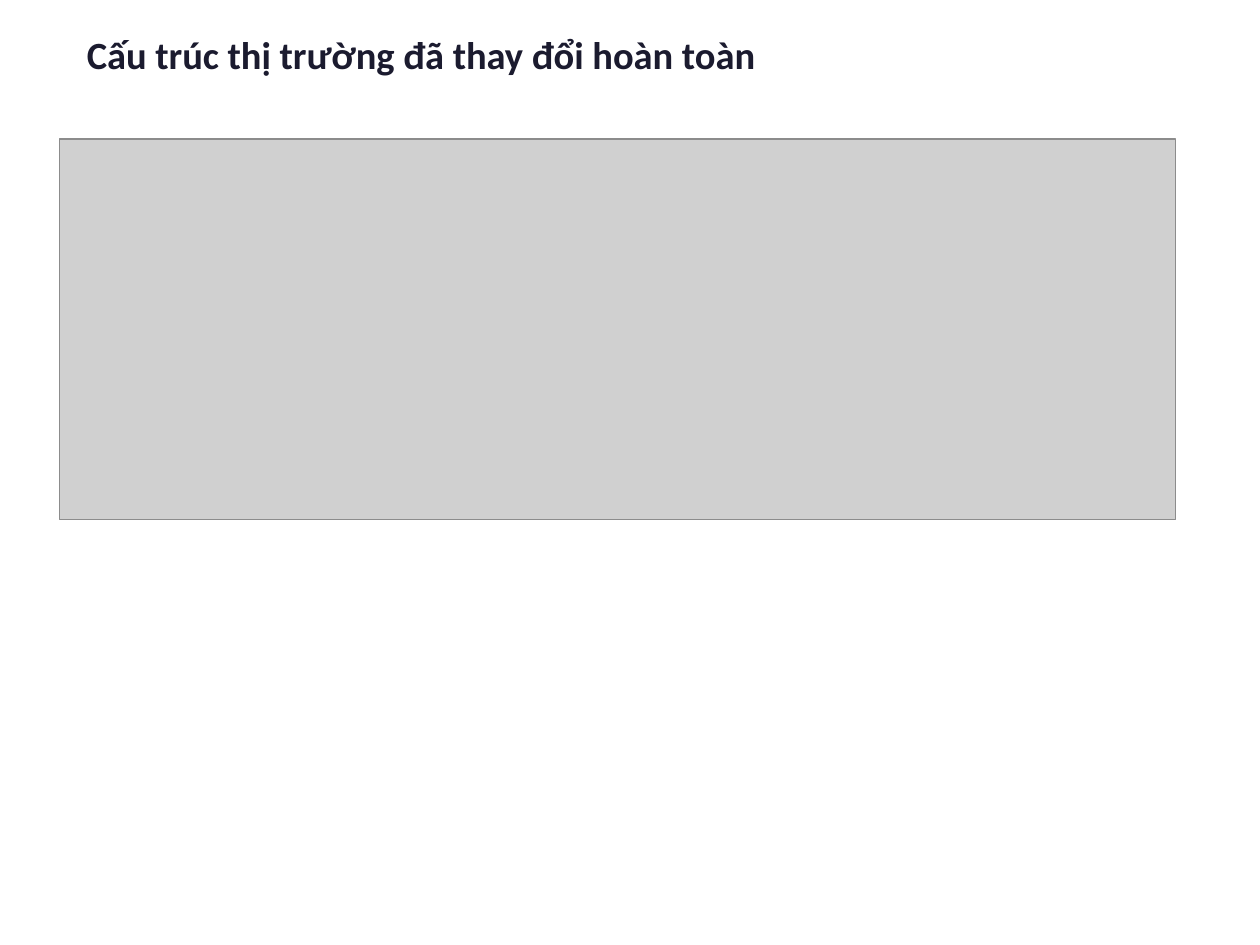
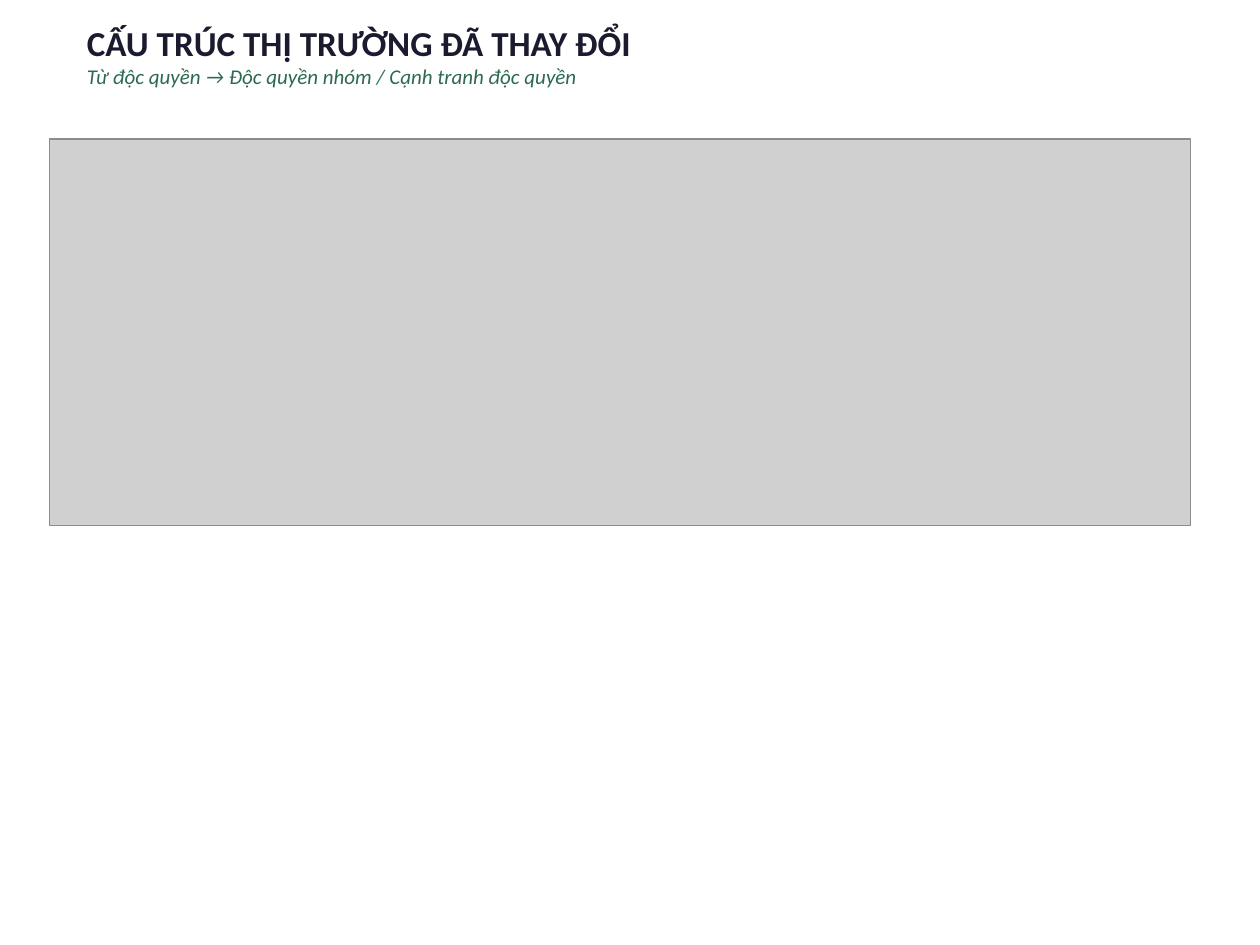
Before and after one commit to nhandanhhuynh/MBA-Knowledge-Vault, a slide deck: slide 14 of 01_Courses/01_Active/00_BSKT/00_Kinh Te Vi Mo/07_AI-Workspace/Outputs/Xe-dien-Alpha-Trinh-bay.pptx. Drawn at 1260x945 pixels with LibreOffice and Linux fonts; fonts in the diff are those of the drawing; grey boxes stand for pictures. Boxes give left, top, right and bottom in pixels: in the first picture for what was removed or moved away, otherwise in the second. Text is boxed around its words. In the diff, an @@ line names an element or a change of style, - is before the commit and + after.

```diff
--- a/01_Courses/01_Active/00_BSKT/00_Kinh Te Vi Mo/07_AI-Workspace/Outputs/Xe-dien-Alpha-Trinh-bay.pptx
+++ b/01_Courses/01_Active/00_BSKT/00_Kinh Te Vi Mo/07_AI-Workspace/Outputs/Xe-dien-Alpha-Trinh-bay.pptx
@@ text at [87,27,630,88]: text changed; size 22 to 12 pt; text colour #1B1B2F to #2D6A4F; bold off; italic on @@
-Cấu trúc thị trường đã thay đổi hoàn toàn
+CẤU TRÚC THỊ TRƯỜNG ĐÃ THAY ĐỔI
+Từ độc quyền → Độc quyền nhóm / Cạnh tranh độc quyền
@@ picture: place and size @@
-picture at [59,139,1176,519]
+picture at [49,139,1191,525]
```
Also in this commit, not shown: 10 other slides changed, 7 slides added, 7 slides removed, 12 other files.
